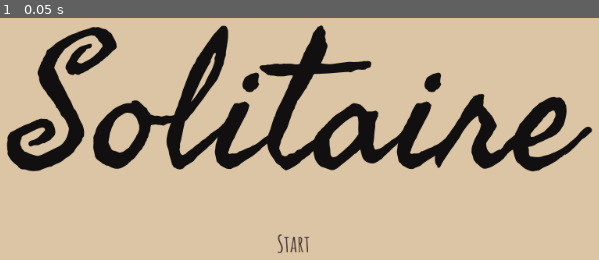
Above: before the commit, frame 1.
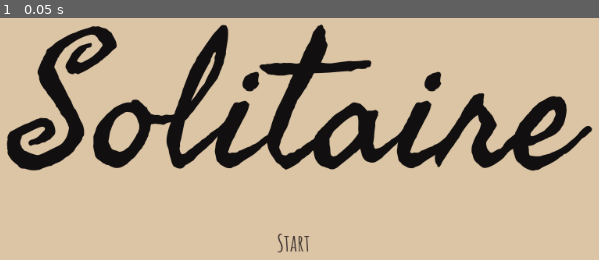
Above: after the commit, the same moment.

Repository: SLiV9/solitaire
Game: Godot game, scene res://assets/titlescreen.tscn
The game is run twice, just before and just after one commit, with the same random seed, the same clock (stepped at 60 frames per second) and the same inputs.
Inputs:
- Up to frame 1 (0.05 s): no input

The runs differ from the first frame. In frame 1, 3.5% of the frame differs, in the area x 1-99%, y 2-98%.

Commit message:
Added a title theme and a quiet success sound effect.

Diff:
--- a/assets/gameplay.tscn
+++ b/assets/gameplay.tscn
@@ -7,6 +7,8 @@
 [ext_resource path="res://assets/puzzle.gd" type="Script" id=5]
 [ext_resource path="res://assets/victory_shader.tres" type="Shader" id=6]
 [ext_resource path="res://assets/palettes/stormy-beach-1x.png" type="Texture" id=7]
+[ext_resource path="res://assets/sounds/cardOpenPackage2.ogg" type="AudioStream" id=8]
+[ext_resource path="res://assets/sounds/325112__fisch12345__success.wav" type="AudioStream" id=9]
 
 [sub_resource type="ShaderMaterial" id=1]
 shader = ExtResource( 6 )
@@ -17,6 +19,9 @@
 shader_param/palette_size = 9
 shader_param/MOD3 = Vector3( 0.1031, 0.11369, 0.13787 )
 shader_param/palette = ExtResource( 7 )
+
+[sub_resource type="AudioStreamRandomPitch" id=2]
+audio_stream = ExtResource( 8 )
 
 [node name="Puzzle" type="Control"]
 anchor_right = 1.0
@@ -166,4 +171,11 @@
 stream = ExtResource( 4 )
 volume_db = -2.622
 
+[node name="StartSfx" type="AudioStreamPlayer" parent="."]
+stream = SubResource( 2 )
+
+[node name="SuccessSfx" type="AudioStreamPlayer" parent="."]
+stream = ExtResource( 9 )
+volume_db = -16.606
+
 [connection signal="pressed" from="MarginContainer/VBoxContainer/HBoxContainer2/VBoxContainer/BackButton" to="." method="_on_BackButton_pressed"]
--- a/assets/puzzle.gd
+++ b/assets/puzzle.gd
@@ -36,6 +36,7 @@
 		_quest_zone.visible = false
 		_discard_pile.visible = false
 	_anecdote.text = $Brain.introduction()
+	$StartSfx.play()
 
 
 func _on_Card_revealed(card):
@@ -83,6 +84,7 @@
 		_anecdote.text = conclusion
 		if len(conclusion) > 0:
 			_back_button.text = "Continue"
+			$SuccessSfx.play()
 		else:
 			$Fireworks.visible = true
 			$VictorySfx.play()
--- a/assets/titlescreen.gd
+++ b/assets/titlescreen.gd
@@ -10,6 +10,7 @@
 		find_node("StartButton3").visible = true
 		find_node("StartButton4").visible = true
 		find_node("StartButton5").visible = true
+	$TitleTheme.play()
 
 func goto_day(day_number):
 	Progress.current_day_number = day_number
--- a/assets/titlescreen.tscn
+++ b/assets/titlescreen.tscn
@@ -1,10 +1,11 @@
-[gd_scene load_steps=7 format=2]
+[gd_scene load_steps=8 format=2]
 
 [ext_resource path="res://assets/palettes/stormy-beach-1x-modified.png" type="Texture" id=1]
 [ext_resource path="res://assets/fonts/Fasthand/Fasthand-Regular.ttf" type="DynamicFontData" id=2]
 [ext_resource path="res://assets/main_theme.tres" type="Theme" id=3]
 [ext_resource path="res://assets/palettes/stormy-beach-1x.png" type="Texture" id=4]
 [ext_resource path="res://assets/titlescreen.gd" type="Script" id=5]
+[ext_resource path="res://assets/sounds/522588__shortrecord__sad-piano.mp3" type="AudioStream" id=6]
 
 [sub_resource type="DynamicFont" id=1]
 size = 240
@@ -37,14 +38,14 @@
 
 [node name="Control" type="Control" parent="VBoxContainer"]
 margin_right = 1024.0
-margin_bottom = 121.0
+margin_bottom = 120.0
 size_flags_horizontal = 3
 size_flags_vertical = 3
 
 [node name="RichTextLabel" type="RichTextLabel" parent="VBoxContainer"]
-margin_top = 125.0
+margin_top = 124.0
 margin_right = 1024.0
-margin_bottom = 440.0
+margin_bottom = 439.0
 custom_colors/default_color = Color( 0.0666667, 0.0588235, 0.0588235, 1 )
 custom_fonts/normal_font = SubResource( 1 )
 bbcode_enabled = true
@@ -56,20 +57,21 @@
 }
 
 [node name="HBoxContainer" type="HBoxContainer" parent="VBoxContainer"]
-margin_top = 444.0
+margin_top = 443.0
 margin_right = 1024.0
 margin_bottom = 475.0
+rect_min_size = Vector2( 0, 32 )
 custom_constants/separation = 20
 
 [node name="Control" type="Control" parent="VBoxContainer/HBoxContainer"]
 margin_right = 470.0
-margin_bottom = 31.0
+margin_bottom = 32.0
 size_flags_horizontal = 3
 
 [node name="StartButton" type="LinkButton" parent="VBoxContainer/HBoxContainer"]
 margin_left = 490.0
 margin_right = 533.0
-margin_bottom = 31.0
+margin_bottom = 32.0
 focus_mode = 2
 text = "Start"
 underline = 1
@@ -121,7 +123,7 @@
 [node name="Control2" type="Control" parent="VBoxContainer/HBoxContainer"]
 margin_left = 553.0
 margin_right = 1024.0
-margin_bottom = 31.0
+margin_bottom = 32.0
 size_flags_horizontal = 3
 
 [node name="TextureRect" type="TextureRect" parent="VBoxContainer"]
@@ -149,6 +151,9 @@
 size_flags_horizontal = 3
 size_flags_vertical = 3
 
+[node name="TitleTheme" type="AudioStreamPlayer" parent="."]
+stream = ExtResource( 6 )
+
 [connection signal="pressed" from="VBoxContainer/HBoxContainer/StartButton" to="." method="_on_StartButton_pressed"]
 [connection signal="pressed" from="VBoxContainer/HBoxContainer/StartButton1" to="." method="_on_StartButton1_pressed"]
 [connection signal="pressed" from="VBoxContainer/HBoxContainer/StartButton2" to="." method="_on_StartButton2_pressed"]
Not shown: 1 places in assets/gameplay.tscn that only renumber resources
Not shown, added: assets/sounds/325112__fisch12345__success.wav.import
Not shown, added: assets/sounds/522588__shortrecord__sad-piano.mp3.import
Not shown, added: assets/sounds/cardOpenPackage2.ogg.import
Not shown, added: assets/sounds/325112__fisch12345__success.wav
Not shown, added: assets/sounds/522588__shortrecord__sad-piano.mp3
Not shown, added: assets/sounds/cardOpenPackage2.ogg
